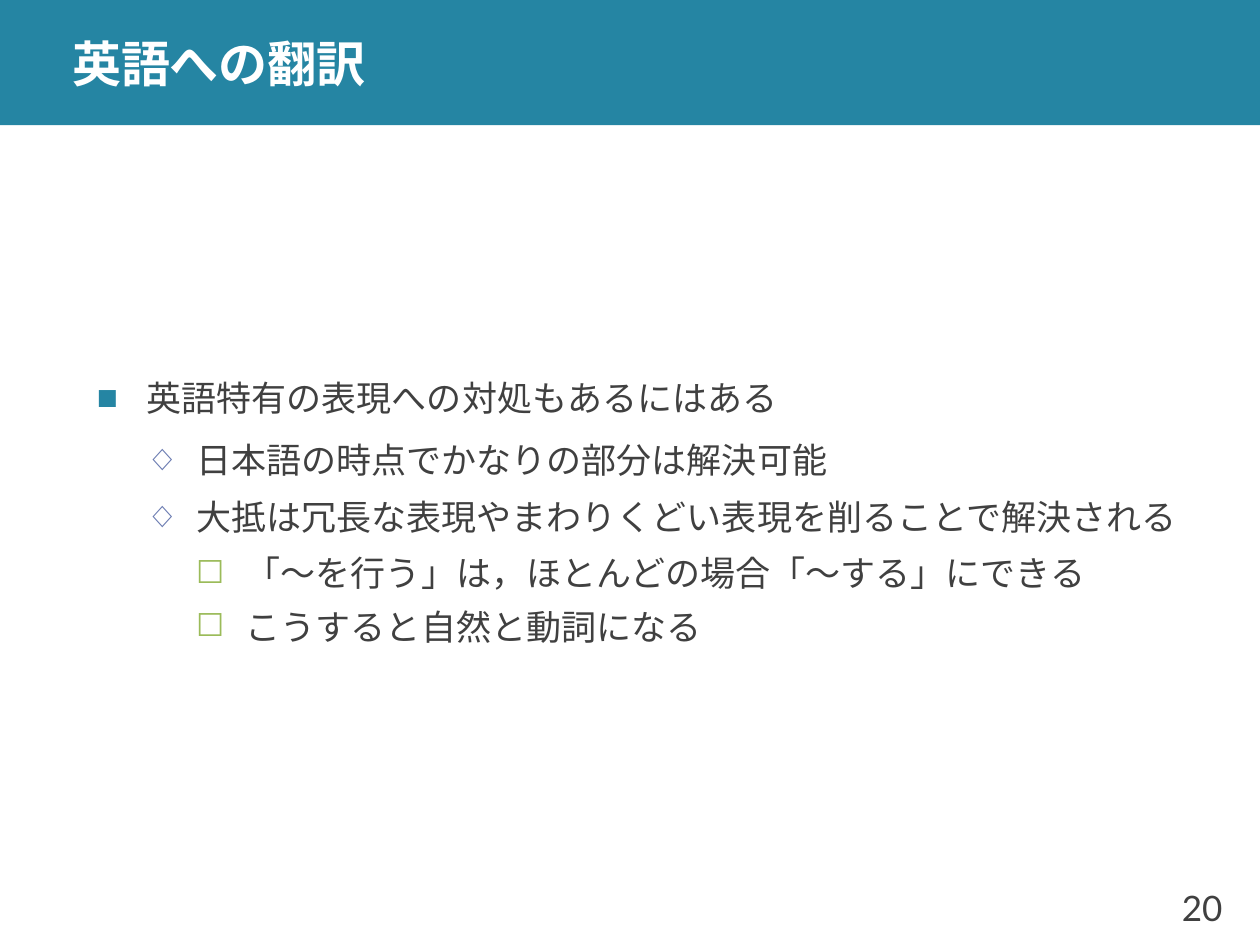
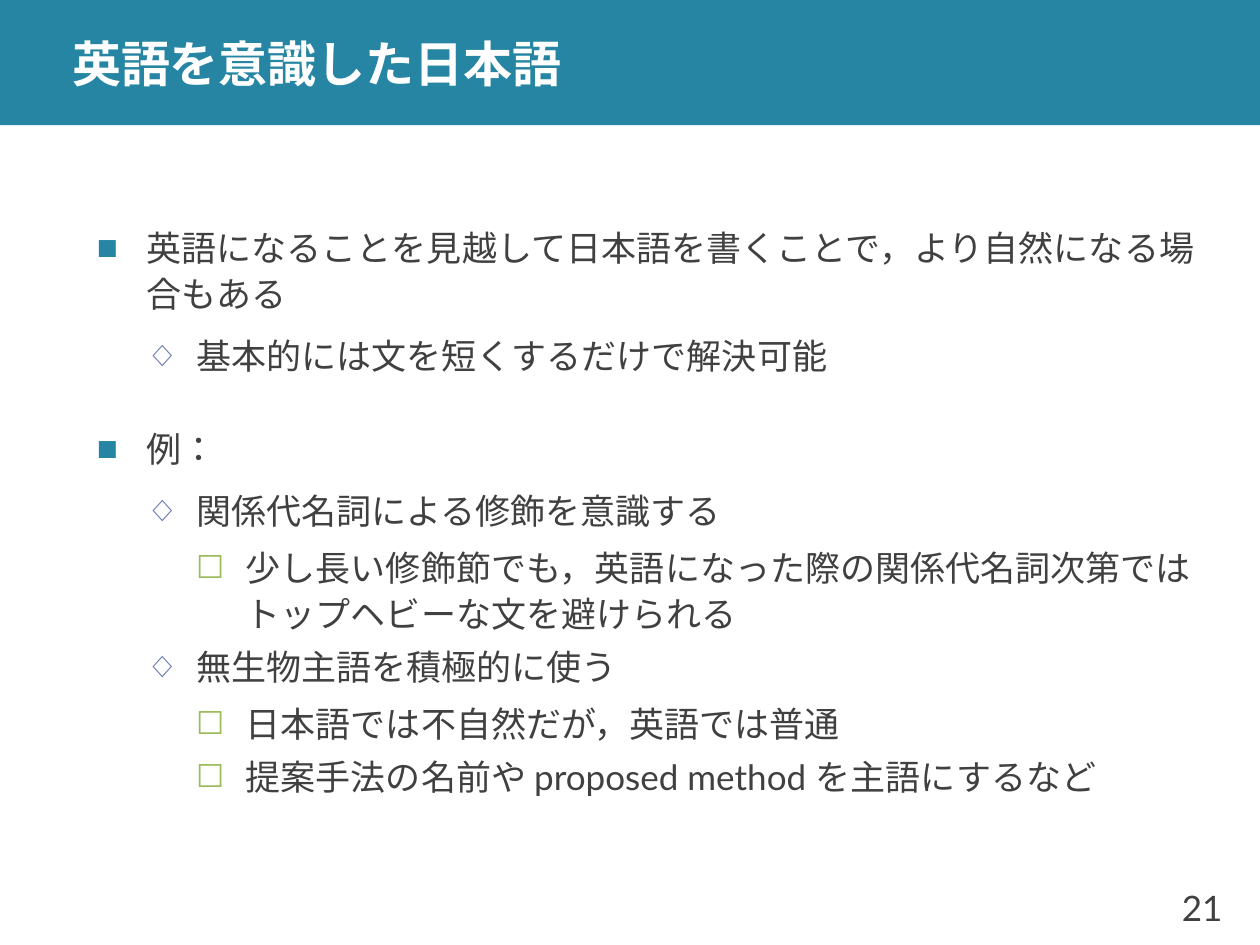
Before and after one commit to shioya-lab/how-to, a slide deck: slide 21 of english-paper.pptx (slide 20 before the commit). Drawn at 1260x945 pixels with LibreOffice and Linux fonts; fonts in the diff are those of the drawing. Boxes give left, top, right and bottom in pixels: in the first picture for what was removed or moved away, otherwise in the second. Text is boxed around its words. In the diff, an @@ line names an element or a change of style, - is before the commit and + after.

Commit message:
英語論文の書き方を更新

```diff
--- a/english-paper.pptx
+++ b/english-paper.pptx
@@ title at (72, 40, 561, 87): text changed @@
-英語への翻訳
+英語を意識した日本語
@@ text at (147, 231, 1195, 796): text changed @@
-■ 英語特有の表現への対処もあるにはある
-  ◇ 日本語の時点でかなりの部分は解決可能
-  ◇ 大抵は冗長な表現やまわりくどい表現を削ることで解決される
-    ☐ 「～を行う」は，ほとんどの場合「～する」にできる
-    ☐ こうすると自然と動詞になる
+■ 英語になることを見越して日本語を書くことで，より自然になる場合もある
+  ◇ 基本的には文を短くするだけで解決可能
+■ 例：
+  ◇ 関係代名詞による修飾を意識する
+    ☐ 少し長い修飾節でも，英語になった際の関係代名詞次第ではトップヘビーな文を避けられる
+  ◇ 無生物主語を積極的に使う
+    ☐ 日本語では不自然だが，英語では普通
+    ☐ 提案手法の名前や proposed method を主語にするなど
@@ page number at (1182, 895, 1223, 921): text changed @@
-20
+21
```
Also in this commit, not shown: 9 other slides changed, 13 slides added, 1 slide removed, 1 other file.
